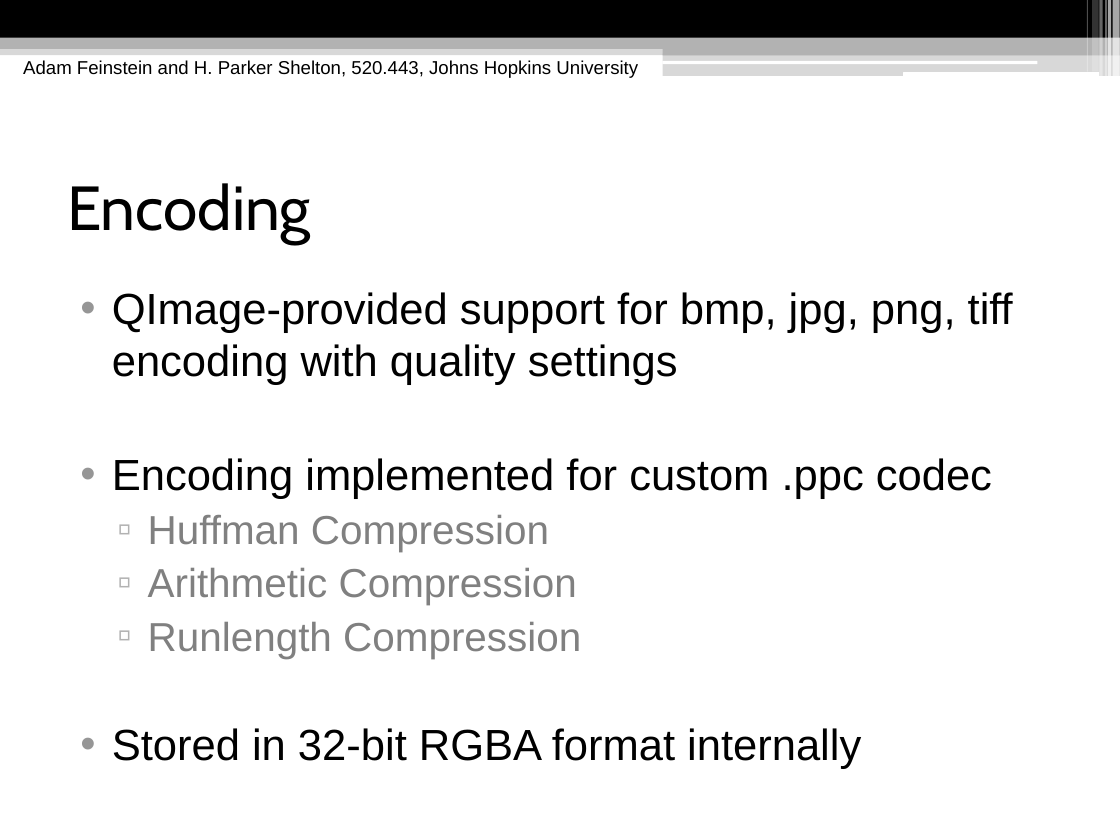
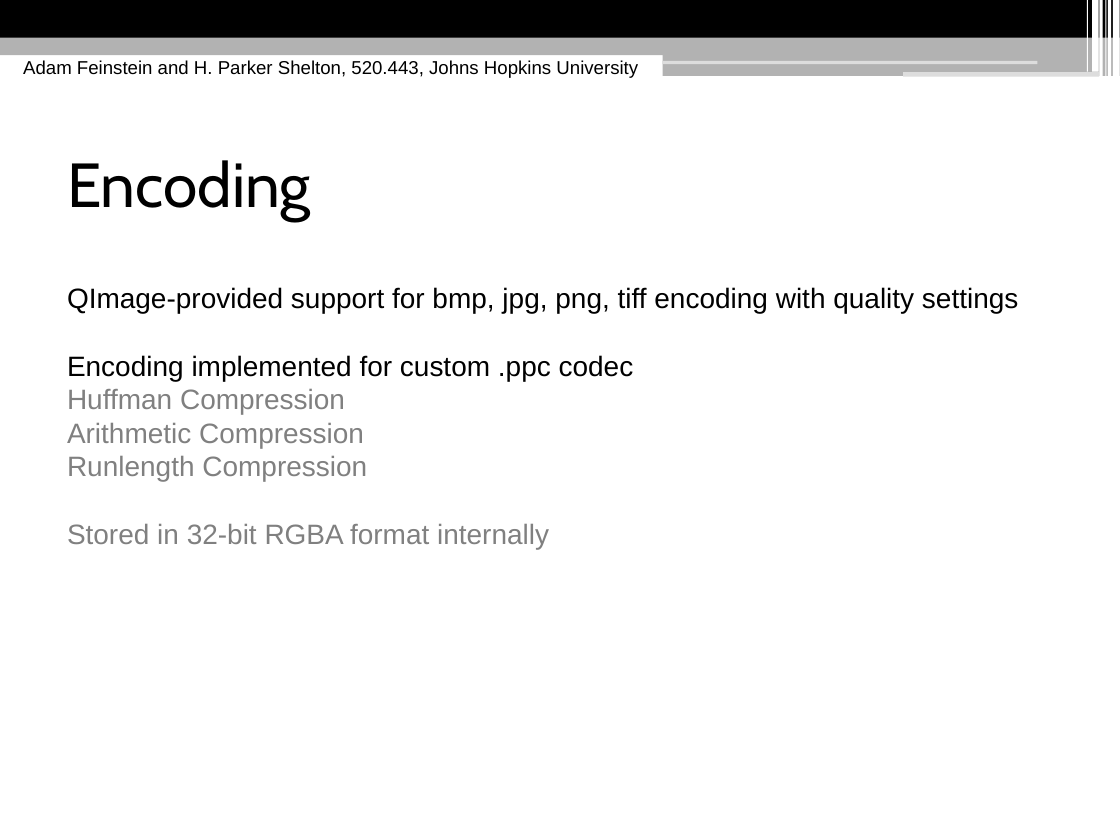
Before and after one commit to hpshelton/multimedia, a slide deck: slide 21 of docs/Multimedia Presentation.pptx (slide 17 before the commit). Drawn at 1120x840 pixels with LibreOffice and Linux fonts; fonts in the diff are those of the drawing. Boxes give left, top, right and bottom in pixels: in the first picture for what was removed or moved away, otherwise in the second. Text is boxed around its words. In the diff, an @@ line names an element or a change of style, - is before the commit and + after.

Commit message:
presentation updates: CUDA, speed, compression. charts! images!

```diff
--- a/docs/Multimedia Presentation.pptx
+++ b/docs/Multimedia Presentation.pptx
@@ rectangle at [1086, 0, 1088, 72]: fill #FFFFFF at 30% opacity to #FFFFFF @@
@@ rectangle at [1092, 0, 1099, 72]: fill #FFFFFF at 20% opacity to #FFFFFF @@
@@ rectangle at [1100, 0, 1103, 76]: fill #FFFFFF at 40% opacity to #FFFFFF @@
@@ rectangle at [1105, 0, 1107, 76]: fill #FFFFFF at 60% opacity to #FFFFFF @@
@@ rectangle at [1108, 0, 1111, 76]: fill #FFFFFF at 65% opacity to #FFFFFF @@
@@ rectangle at [1113, 0, 1120, 76]: fill #FFFFFF at 65% opacity to #FFFFFF @@
@@ rectangle at [0, 45, 1120, 55]: fill #B2B2B2 at 50% opacity to #B2B2B2 @@
@@ rectangle at [663, 44, 1120, 55]: mirrored @@
@@ rectangle at [663, 54, 1120, 76]: fill #B2B2B2 at 50% opacity to #B2B2B2; mirrored @@
@@ rounded rectangle at [662, 60, 1037, 64]: fill #FFFFFF to #DDDDDD; proportions changed @@
@@ rounded rectangle at [903, 72, 1099, 76]: fill #FFFFFF to #DDDDDD; proportions changed @@
@@ text "Encoding" at [67, 160, 311, 222]: vertical alignment middle to top @@
@@ text "QImage-provided support for bmp, jpg, ..." at [67, 287, 1018, 549]: size 28 to 18 pt in "QImage-provided support for bmp, jpg, png, tiff ...", "Encoding implemented for custom .ppc codec", "Stored in 32-bit RGBA format internally"; size 26 to 18 pt in "Huffman Compression", "Arithmetic Compression", "Runlength Compression"; text colour #000000 to #808080 in "Stored in 32-bit RGBA format internally"; bullet • to none; less space between paragraphs; bullet ▫ to none; list level 2 to 1 in "Huffman Compression"; list level 2 to 1 in "Arithmetic Compression"; list level 2 to 1 in "Runlength Compression" @@
```
Also in this commit, not shown: 18 other slides changed, 8 slides added, 1 other file.
